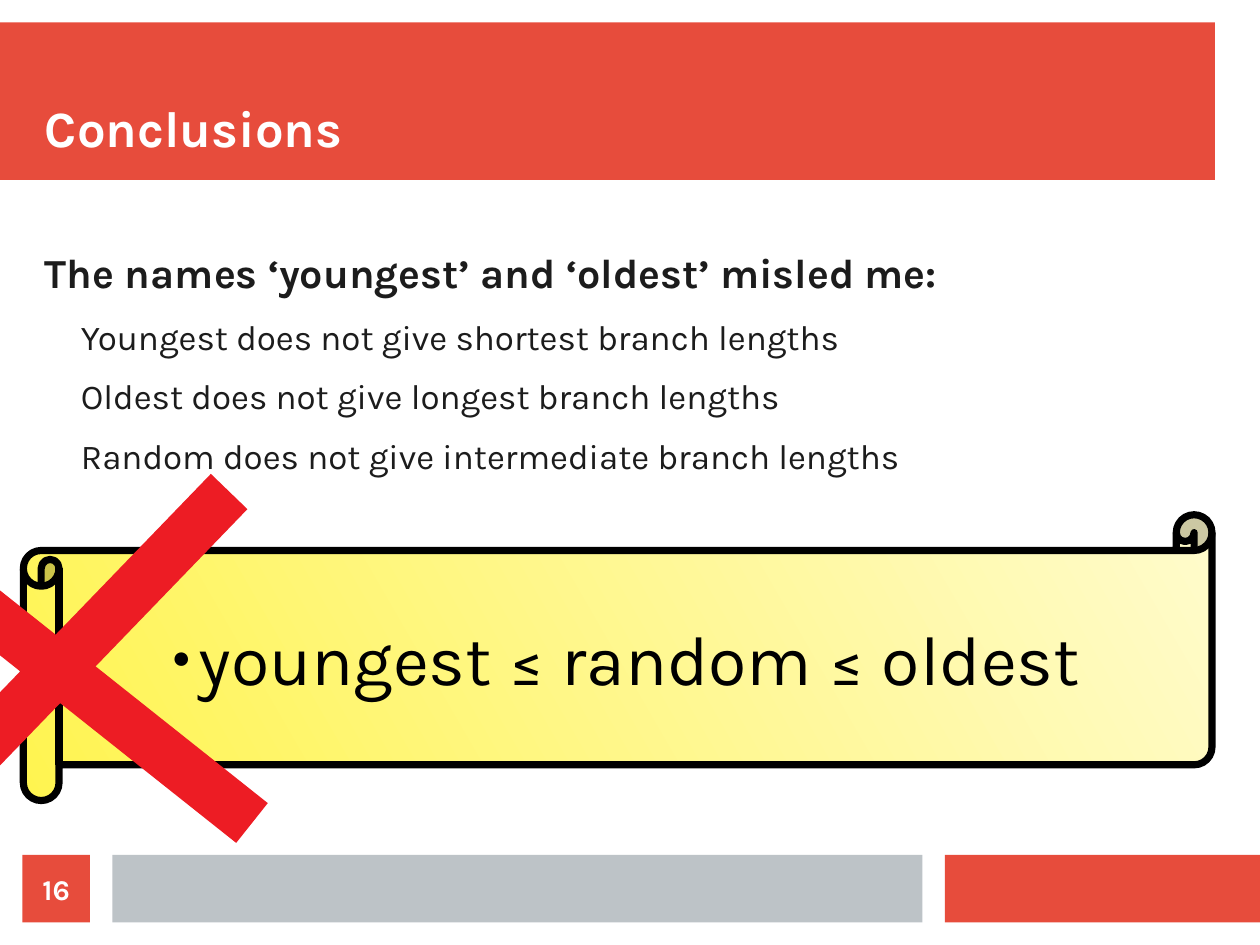
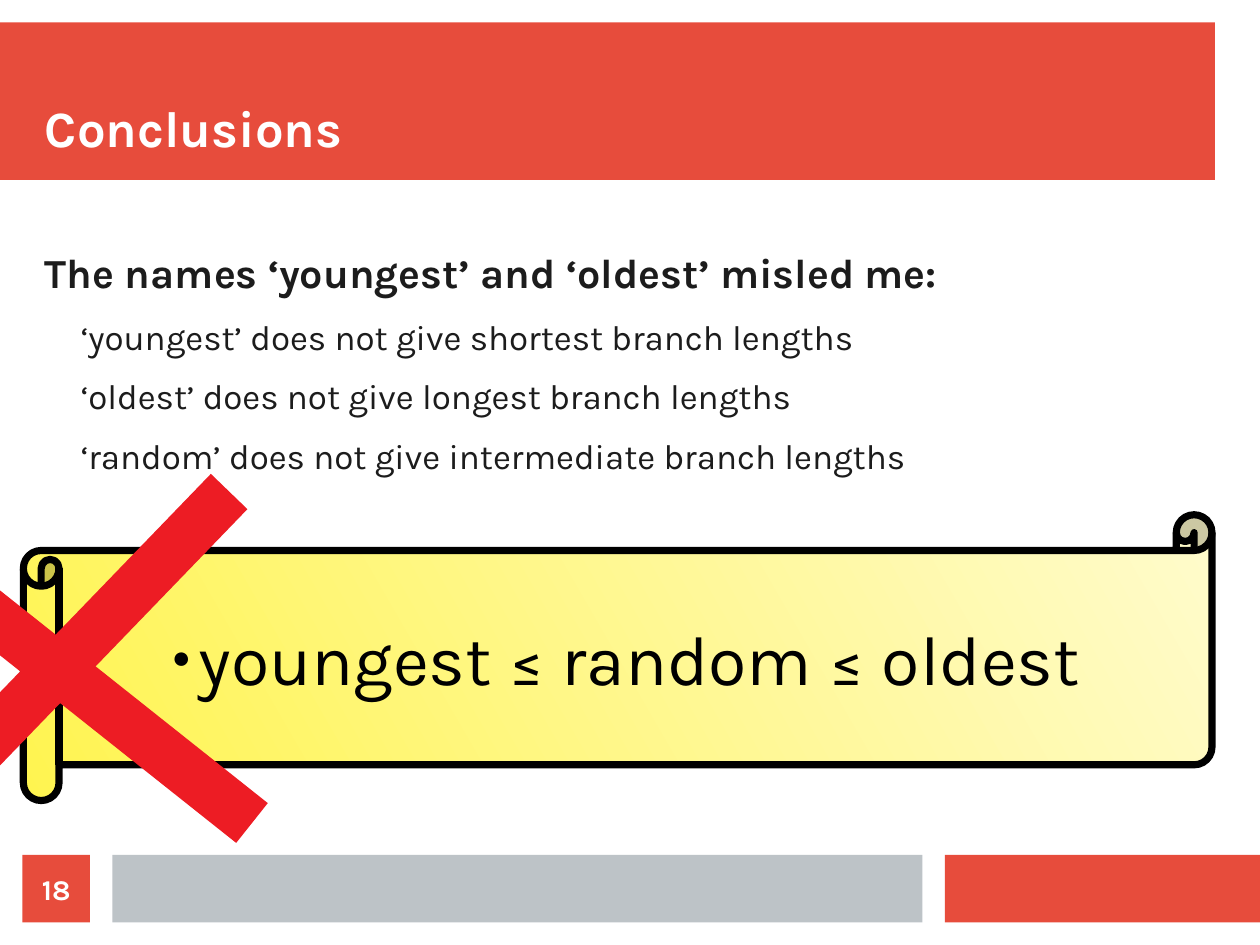
Before and after one commit to richelbilderbeek/Science, a slide deck: slide 18 of Bilderbeek20180502TeceMeeting/20180502Sampling.odp (slide 16 before the commit). Drawn at 1260x945 pixels with LibreOffice and Linux fonts; fonts in the diff are those of the drawing. Boxes give left, top, right and bottom in pixels: in the first picture for what was removed or moved away, otherwise in the second. Text is boxed around its words. In the diff, an @@ line names an element or a change of style, - is before the commit and + after.

```diff
--- a/Bilderbeek20180502TeceMeeting/20180502Sampling.odp
+++ b/Bilderbeek20180502TeceMeeting/20180502Sampling.odp
@@ text at (x1=81, y1=326, x2=905, y2=479): text changed @@
-  Youngest does not give shortest branch lengths
-  Oldest does not give longest branch lengths
-  Random does not give intermediate branch lengths
+  ‘youngest’ does not give shortest branch lengths
+  ‘oldest’ does not give longest branch lengths
+  ‘random’ does not give intermediate branch lengths
@@ page number at (x1=42, y1=881, x2=71, y2=901): text changed @@
-16
+18
```
Also in this commit, not shown: 9 other slides changed, 3 slides added, 1 slide removed, 4 other files.
